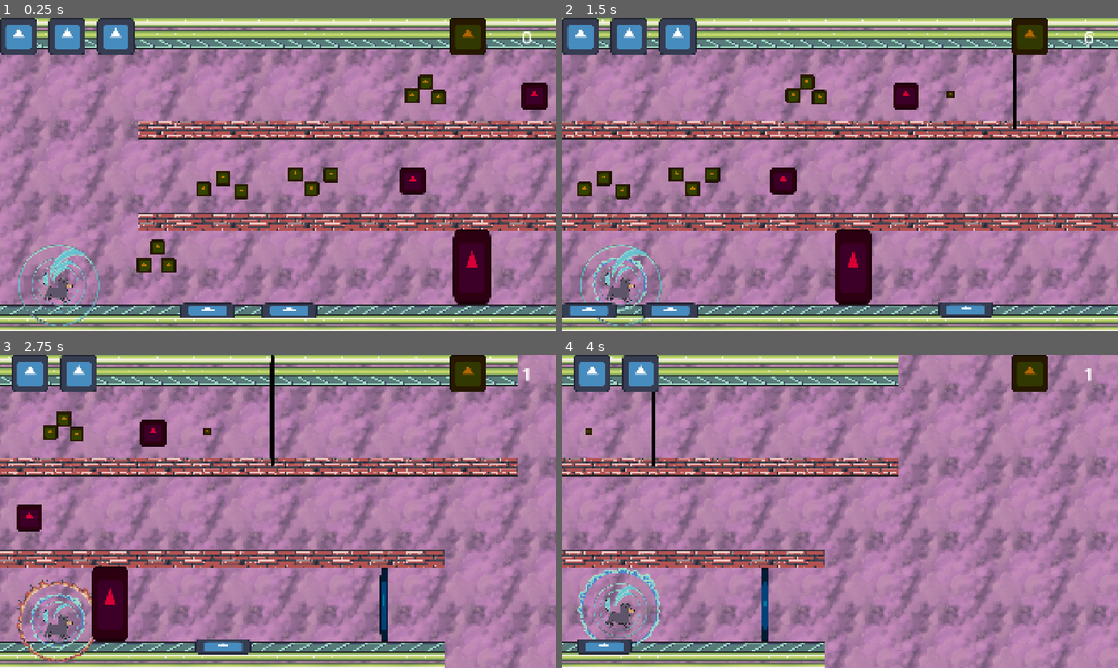
Above: before the commit, frames 1-4 (two rows, left to right).
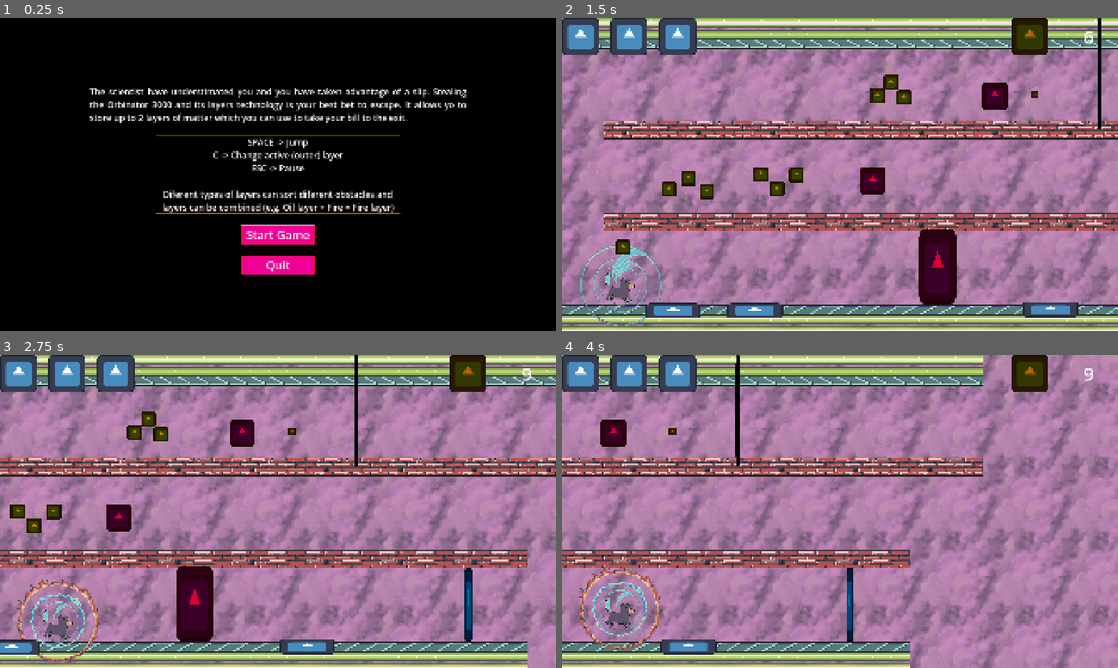
Above: after the commit, the same moments.

Repository: ricargoes/LayeredWheel
Game: Godot game, scene res://src/ui/main_menu.tscn
The game is run twice, just before and just after one commit, with the same random seed, the same clock (stepped at 60 frames per second) and the same inputs. Before the commit the project starts from res://src/world.tscn. The engine's default icon, where the game draws it, is replaced by a stand-in: a white triangle on a blue panel in a dark square.
Inputs (mouse positions are in pixels of both pictures, inside the frame that each line leads up to):
- Up to frame 1 (0.25 s): no input
- Up to frame 2 (1.5 s): click (840, 233) at 0.5 s, where only the run after the commit has a clickable "Start Game"; hold C (change_layer) from 1.28 s (still down)
- Up to frame 3 (2.75 s): tap Space (jump) at 1.52, 2.27 s; release C (change_layer) at 2.03 s; tap C (change_layer) at 2.1 s
- Up to frame 4 (4 s): hold S (down) 2.78-3.53 s; hold C (change_layer) 2.78-3.53 s; tap C (change_layer) at 3.6 s; tap Space (jump) at 3.77 s

The runs differ from the first frame. In frame 1, 100% of the frame differs, in the area x 0-100%, y 0-100%; in frame 2, 19%; in frame 3, 21%; in frame 4, 16%.

Commit message:
main menu

Diff:
--- a/project.godot
+++ b/project.godot
@@ -11,7 +11,7 @@
 [application]
 
 config/name="LayeredWheel"
-run/main_scene="uid://cpfqmpghupmrk"
+run/main_scene="uid://74c2bho4ye01"
 config/features=PackedStringArray("4.7", "Forward Plus")
 config/icon="res://icon.svg"
 
@@ -64,3 +64,4 @@
 [rendering]
 
 rendering_device/driver.windows="d3d12"
+environment/defaults/default_clear_color=Color(0, 0, 0, 1)
--- a/src/ui/end_screens.gd
+++ b/src/ui/end_screens.gd
@@ -37,7 +37,7 @@
 
 func _on_main_menu_pressed() -> void:
 	get_tree().paused = false
-	get_tree().quit()
+	get_tree().change_scene_to_file("res://src/ui/main_menu.tscn")
 
 func _on_retry_pressed() -> void:
 	get_tree().paused = false
--- /dev/null
+++ b/src/ui/main_menu.gd
@@ -0,0 +1,12 @@
+extends CenterContainer
+
+
+func _ready() -> void:
+	%StartGame.grab_focus()
+
+func _on_start_game_pressed() -> void:
+	get_tree().change_scene_to_file("res://src/world.tscn")
+
+
+func _on_quit_pressed() -> void:
+	get_tree().quit()
--- /dev/null
+++ b/src/ui/main_menu.tscn
@@ -0,0 +1,85 @@
+[gd_scene format=3 uid="uid://74c2bho4ye01"]
+
+[ext_resource type="Script" uid="uid://crira7cmlqd6m" path="res://src/ui/main_menu.gd" id="1_qkuje"]
+
+[sub_resource type="StyleBoxFlat" id="StyleBoxFlat_yevg0"]
+bg_color = Color(0, 0, 0, 1)
+border_width_left = 2
+border_width_top = 2
+border_width_right = 2
+border_width_bottom = 2
+border_color = Color(0.7074423, 0.36678398, 6.738305e-07, 1)
+border_blend = true
+corner_radius_top_left = 4
+corner_radius_top_right = 4
+corner_radius_bottom_right = 4
+corner_radius_bottom_left = 4
+
+[sub_resource type="StyleBoxFlat" id="StyleBoxFlat_qkuje"]
+bg_color = Color(0.94589096, 4.1392445e-06, 0.5931776, 1)
+border_width_left = 5
+border_width_top = 5
+border_width_right = 5
+border_width_bottom = 5
+border_color = Color(0.99999994, 0.06779961, 0.1842623, 1)
+border_blend = true
+
+[node name="MainMenu" type="CenterContainer" unique_id=617585641]
+anchors_preset = 15
+anchor_right = 1.0
+anchor_bottom = 1.0
+grow_horizontal = 2
+grow_vertical = 2
+script = ExtResource("1_qkuje")
+
+[node name="VBoxContainer" type="VBoxContainer" parent="." unique_id=986700580]
+custom_minimum_size = Vector2(1300, 0)
+layout_mode = 2
+theme_override_constants/separation = 40
+alignment = 1
+
+[node name="TextureRect" type="TextureRect" parent="VBoxContainer" unique_id=14430486]
+layout_mode = 2
+
+[node name="Intro" type="Label" parent="VBoxContainer" unique_id=585720151]
+custom_minimum_size = Vector2(1000, 0)
+layout_mode = 2
+theme_override_font_sizes/font_size = 30
+text = "The scientist have understimated you and you have taken advantage of a slip. Stealing the Orbinator 3000 and its layers technology is your best bet to escape. It allows yo to store up to 2 layers of matter which you can use to take your bill to the exit."
+horizontal_alignment = 3
+autowrap_mode = 3
+
+[node name="Controls" type="Label" parent="VBoxContainer" unique_id=107814330]
+custom_minimum_size = Vector2(400, 0)
+custom_maximum_size = Vector2(850, -1)
+layout_mode = 2
+size_flags_horizontal = 4
+theme_override_font_sizes/font_size = 30
+theme_override_styles/normal = SubResource("StyleBoxFlat_yevg0")
+text = "SPACE -> Jump
+C -> Change active (outer) layer
+ESC -> Pause
+
+Diferent types of layers can sort diferent obstacles and layers can be combined (e.g. Oil layer + Fire = Fire layer)"
+horizontal_alignment = 1
+autowrap_mode = 3
+
+[node name="StartGame" type="Button" parent="VBoxContainer" unique_id=1683812571]
+unique_name_in_owner = true
+custom_minimum_size = Vector2(250, 0)
+layout_mode = 2
+size_flags_horizontal = 4
+theme_override_font_sizes/font_size = 40
+theme_override_styles/normal = SubResource("StyleBoxFlat_qkuje")
+text = "Start Game"
+
+[node name="Quit" type="Button" parent="VBoxContainer" unique_id=888972857]
+custom_minimum_size = Vector2(250, 0)
+layout_mode = 2
+size_flags_horizontal = 4
+theme_override_font_sizes/font_size = 40
+theme_override_styles/normal = SubResource("StyleBoxFlat_qkuje")
+text = "Quit"
+
+[connection signal="pressed" from="VBoxContainer/StartGame" to="." method="_on_start_game_pressed"]
+[connection signal="pressed" from="VBoxContainer/Quit" to="." method="_on_quit_pressed"]
Not shown, added: src/ui/main_menu.gd.uid
